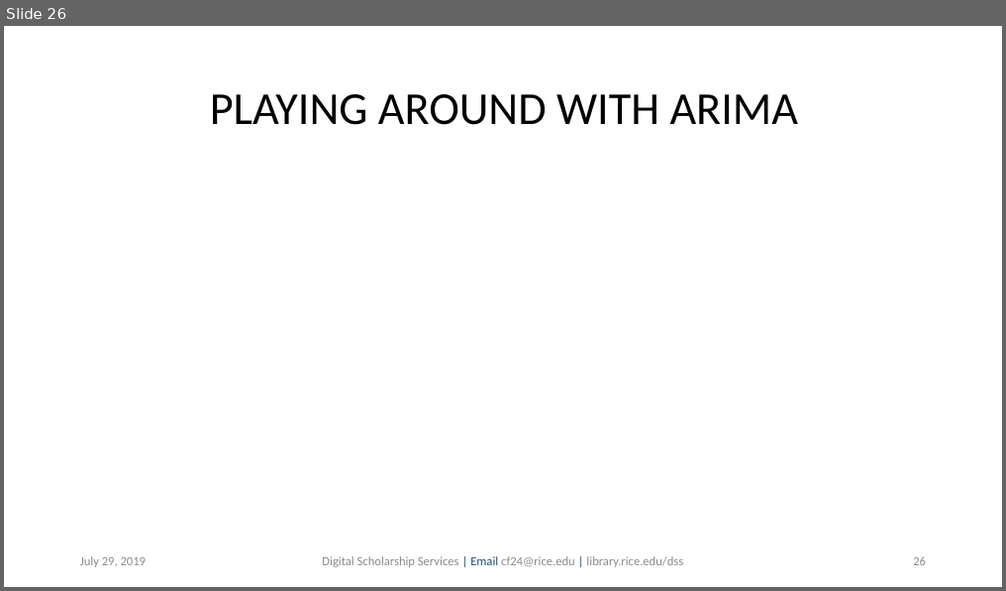
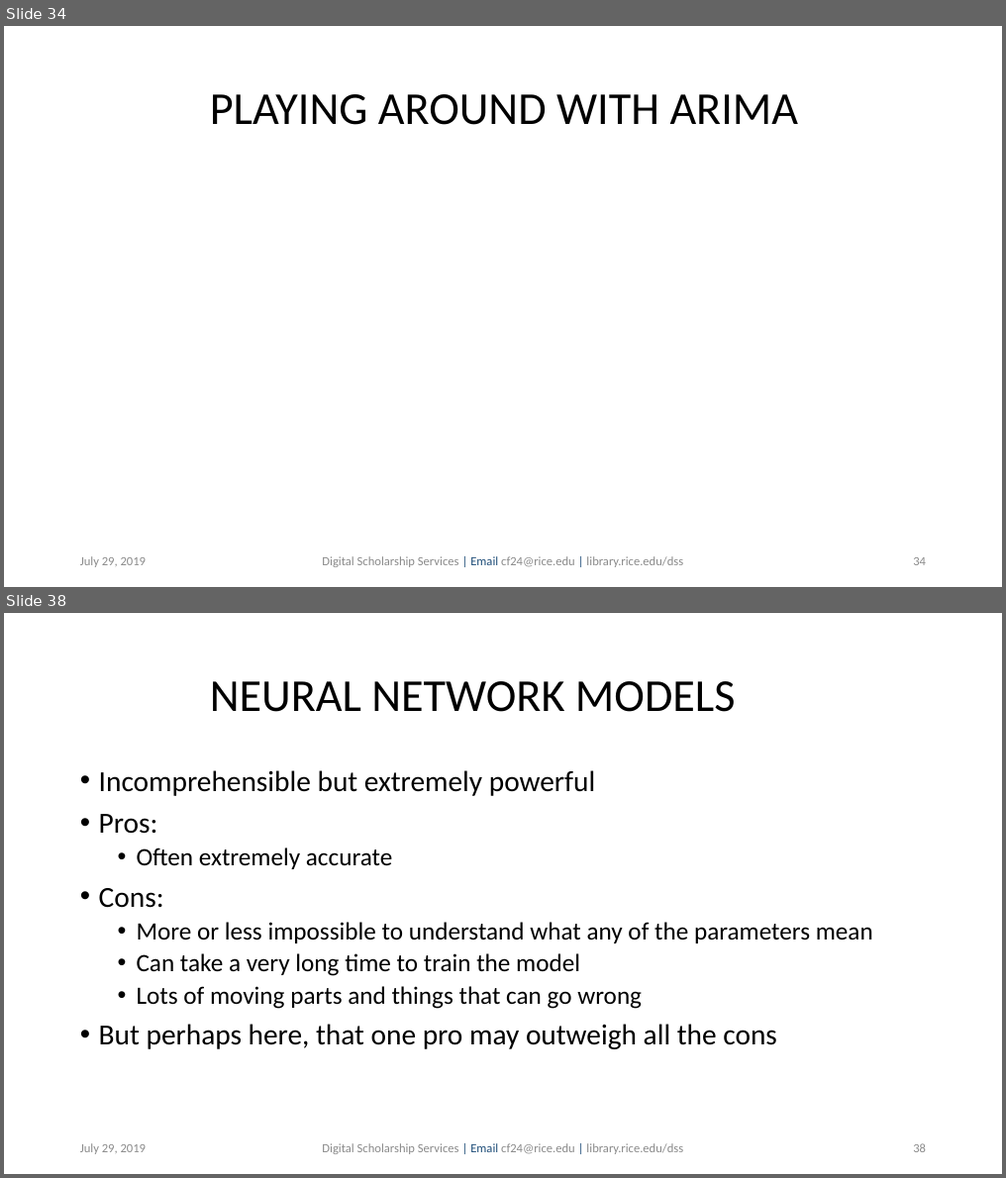
Before and after one commit to bakitybacon/rice-data-and-donuts, a slide deck: tsa/Introduction to Time Series Analysis.pptx. Shown one above the other, each under a label of ours: slide 26 before the commit, slides 34 and 38 after it; the slides between them are not shown. The pictures are 1006x591 and 1006x1178 pixels, drawn with LibreOffice and Linux fonts; fonts in the diff are those of the drawing; background and template pictures are left out. Boxes give left, top, right and bottom in pixels: in the first picture for what was removed or moved away, otherwise in the second. Text is boxed around its words. In the diff, an @@ line names an element or a change of style, - is before the commit and + after.

Commit message:
added explanations of arima and pros/cons of models

```diff
--- a/tsa/Introduction to Time Series Analysis.pptx
+++ b/tsa/Introduction to Time Series Analysis.pptx
@@ slide 38 added at bbox=[4, 613, 1002, 1174], background #FFFFFF @@
@@ title added at bbox=[210, 681, 736, 712], 44 pt, text #000000 @@
+NEURAL NETWORK MODELS
@@ text added at bbox=[99, 770, 873, 1050], 24 pt, text #000000 @@
+• Incomprehensible but extremely powerful
+• Pros:
+  • Often extremely accurate
+• Cons:
+  • More or less impossible to understand what any of the parameters mean
+  • Can take a very long time to train the model
+  • Lots of moving parts and things that can go wrong
+• But perhaps here, that one pro may outweigh all the cons
@@ text added at bbox=[80, 1144, 147, 1155], 12 pt, text #8C8C8C @@
+July 29, 2019
@@ text added at bbox=[322, 1144, 683, 1155], 12 pt, text #8C8C8C @@
+Digital Scholarship Services | Email cf24@rice.edu | library.rice.edu/dss
@@ page number added at bbox=[913, 1144, 926, 1153], 12 pt, text #8C8C8C @@
+38
@@ what was slide 26 is now slide 34 @@
@@ page number at bbox=[913, 558, 926, 566]: text changed @@
-26
+34
```
Also in this commit, not shown: 6 slides changed, 11 other slides added.
